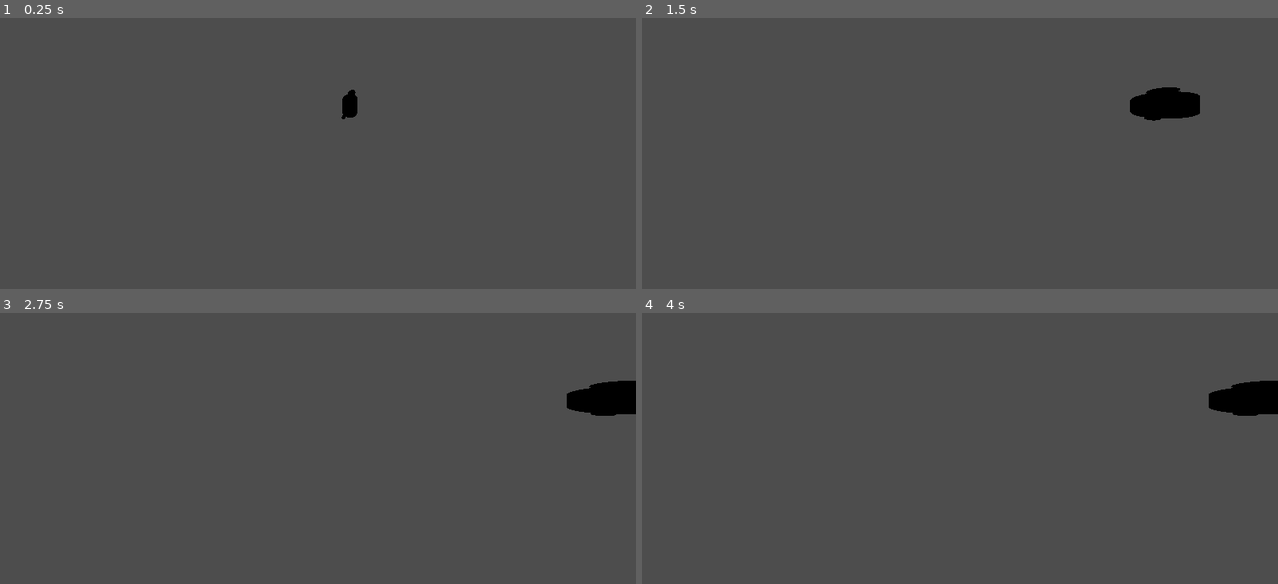
Above: before the commit, frames 1-4 (two rows, left to right).
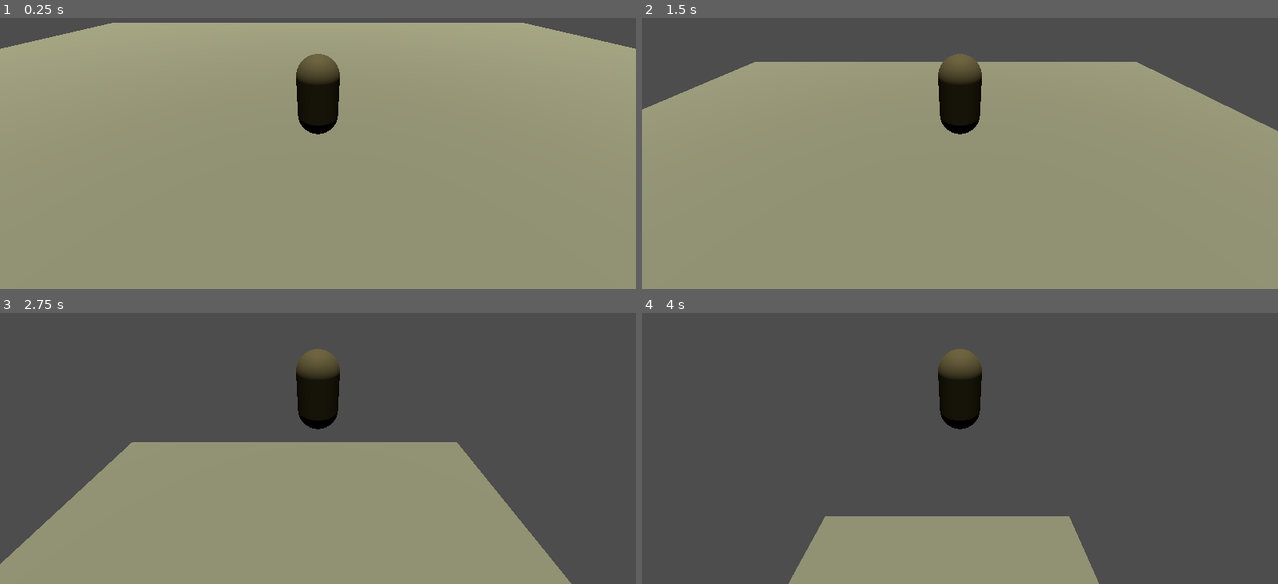
Above: after the commit, the same moments.

Repository: MartinSecker/V.O.T.E
Game: Godot game, scene res://node_2d.tscn
The game is run twice, just before and just after one commit, with the same random seed, the same clock (stepped at 60 frames per second) and the same inputs. Before the commit the project starts from res://Enemy.tscn.
Inputs (mouse positions are in pixels of both pictures, inside the frame that each line leads up to):
- Up to frame 1 (0.25 s): no input
- Up to frame 2 (1.5 s): tap Enter (ui_accept) at 0.5, 0.6, 0.77, 1.07, 1.35 s; move the mouse to (1099, 91) at 0.52 s; hold Right (ui_right) 0.53-1.28 s; move the mouse to (832, 129) at 1.27 s; hold Down (ui_down) from 1.28 s (still down)
- Up to frame 3 (2.75 s): tap Enter (ui_accept) at 1.52, 1.82, 2.1 s; move the mouse to (381, 326) at 2.02 s; release Down (ui_down) at 2.03 s; hold Right (ui_right) from 2.03 s (still down)
- Up to frame 4 (4 s): move the mouse to (928, 475) at 2.77 s; release Right (ui_right) at 2.78 s; hold Up (ui_up) 2.78-3.53 s; tap Enter (ui_accept) at 2.85, 3.02, 3.32, 3.6, 3.77 s; move the mouse to (1150, 459) at 3.52 s; hold Left (ui_left) from 3.53 s (still down)

The runs differ from the first frame. In frame 1, 96% of the frame differs, in the area x 0-100%, y 1-100%; in frame 2, 79%; in frame 3, 40%; in frame 4, 14%.
Error after the commit: Invalid type in utility function "lerp()". Cannot convert argument 2 from int to float. (res://charachter_move.gd:55)

Commit message:
test

Diff:
--- /dev/null
+++ b/camera_3d.gd
@@ -0,0 +1,22 @@
+extends Camera3D
+
+@export var follow_target: Node3D  # Karakteren kameraet skal følge
+@export var offset: Vector3 = Vector3(0, 5, -10)  # Kameraets posisjon i forhold til karakteren
+@export var smooth_follow: bool = true  # Myk oppfølging av karakteren
+@export var follow_speed: float = 5.0  # Hvor raskt kameraet følger karakteren
+
+func _process(delta: float) -> void:
+	if not follow_target:
+		return
+
+	# Få karakterens posisjon
+	var target_position = follow_target.global_transform.origin + offset
+
+	# Myk oppfølging av karakteren
+	if smooth_follow:
+		global_transform.origin = global_transform.origin.lerp(target_position, follow_speed * delta)
+	else:
+		global_transform.origin = target_position
+
+	# Kameraet ser alltid på karakteren
+	look_at(follow_target.global_transform.origin, Vector3.UP)
--- /dev/null
+++ b/charachter_move.gd
@@ -0,0 +1,59 @@
+extends CharacterBody3D
+
+@export var speed: float = 5.0  # Bevegelseshastighet
+@export var jump_velocity: float = 4.5  # Hoppstyrke
+@export var mouse_sensitivity: float = 0.2  # Følsomhet for musens bevegelse
+
+var yaw: float = 0.0  # Rotasjon på Y-aksen (horisontal rotasjon)
+var pitch: float = 0.0  # Rotasjon på X-aksen (vertikal rotasjon)
+
+func _ready() -> void:
+	# Sett musemodusen til synlig som standard
+	Input.set_mouse_mode(Input.MOUSE_MODE_VISIBLE)
+
+func _input(event: InputEvent) -> void:
+	if event is InputEventMouseMotion:
+		if Input.is_action_pressed("mouse_look"):
+			# Beregn ny rotasjon basert på musens bevegelser
+			yaw -= event.relative.x * mouse_sensitivity
+			pitch -= event.relative.y * mouse_sensitivity
+
+			# Begrens pitch for å unngå ekstrem rotasjon
+			pitch = clamp(pitch, -89.0, 89.0)
+
+			# Oppdater rotasjonen for karakteren
+			rotation_degrees = Vector3(pitch, yaw, 0.0)
+
+		else:
+			# Sett musemodus tilbake til synlig når museknappen slippes
+			Input.set_mouse_mode(Input.MOUSE_MODE_VISIBLE)
+
+func _physics_process(delta: float) -> void:
+	# Legg til tyngdekraft hvis karakteren ikke står på bakken
+	if not is_on_floor():
+		velocity.y += ProjectSettings.get_setting("physics/3d/default_gravity") * delta
+
+	# Hopp når spilleren trykker på "ui_accept" (vanligvis mellomromstasten)
+	if Input.is_action_just_pressed("ui_accept") and is_on_floor():
+		velocity.y = jump_velocity
+
+	# Bevegelse ved hjelp av tastaturet
+	var input_dir = Vector2(
+		Input.get_action_strength("ui_right") - Input.get_action_strength("ui_left"),
+		Input.get_action_strength("ui_down") - Input.get_action_strength("ui_up")
+	).normalized()
+
+	if input_dir.length() > 0:
+		# Konverter 2D-input til 3D-retning basert på karakterens rotasjon
+		var forward = -global_transform.basis.z.normalized()  # Framme
+		var right = global_transform.basis.x.normalized()  # Høyre
+		var direction = (forward * input_dir.y + right * input_dir.x).normalized()  # Bevegelsesretning test
+		velocity.x = direction.x * speed
+		velocity.z = direction.z * speed
+	else:
+		# Reduser bevegelsen gradvis når ingen input gis
+		velocity.x = lerp(velocity.x, 0, 0.1)
+		velocity.z = lerp(velocity.z, 0, 0.1)
+
+	# Utfør bevegelse og oppdater `velocity`
+	move_and_slide()  # Bruk kun move_and_slide() uten argumenter
--- /dev/null
+++ b/node_2d.tscn
@@ -0,0 +1,51 @@
+[gd_scene load_steps=8 format=3 uid="uid://j1g52xi4xc0f"]
+
+[ext_resource type="Script" path="res://charachter_move.gd" id="1_kpvqs"]
+[ext_resource type="Script" path="res://camera_3d.gd" id="2_juq6a"]
+
+[sub_resource type="CapsuleShape3D" id="CapsuleShape3D_0ceav"]
+
+[sub_resource type="CapsuleMesh" id="CapsuleMesh_tm2d4"]
+
+[sub_resource type="BoxShape3D" id="BoxShape3D_75gtp"]
+
+[sub_resource type="StandardMaterial3D" id="StandardMaterial3D_axkc2"]
+albedo_color = Color(0.759809, 0.83458, 0.992989, 1)
+
+[sub_resource type="PlaneMesh" id="PlaneMesh_3ou5u"]
+material = SubResource("StandardMaterial3D_axkc2")
+
+[node name="Node3D" type="Node3D"]
+
+[node name="DirectionalLight3D" type="DirectionalLight3D" parent="."]
+transform = Transform3D(1, 0, 0, 0, 0.0540788, 0.998537, 0, -0.998537, 0.0540788, 0, 100, 0)
+light_color = Color(1, 0.917647, 0.615686, 1)
+light_energy = 0.516
+light_volumetric_fog_energy = 0.838
+
+[node name="CharacterBody3D" type="CharacterBody3D" parent="."]
+transform = Transform3D(2, 0, 0, 0, 2, 0, 0, 0, 2, 0, 5, 0)
+disable_mode = 2
+script = ExtResource("1_kpvqs")
+
+[node name="CollisionShape3D" type="CollisionShape3D" parent="CharacterBody3D"]
+shape = SubResource("CapsuleShape3D_0ceav")
+
+[node name="MeshInstance3D" type="MeshInstance3D" parent="CharacterBody3D"]
+mesh = SubResource("CapsuleMesh_tm2d4")
+
+[node name="Camera3D" type="Camera3D" parent="CharacterBody3D"]
+transform = Transform3D(0.5, 0, 0, 0, 0.433013, 0.25, 0, -0.25, 0.433013, 0, 2.5, 5)
+script = ExtResource("2_juq6a")
+
+[node name="StaticBody3D" type="StaticBody3D" parent="."]
+disable_mode = 1
+
+[node name="CollisionPolygon3D" type="CollisionShape3D" parent="StaticBody3D"]
+transform = Transform3D(100, 0, 0, 0, 100, 0, 0, 0, 100, 0.025, -50, -0.055)
+shape = SubResource("BoxShape3D_75gtp")
+
+[node name="MeshInstance3D" type="MeshInstance3D" parent="StaticBody3D"]
+transform = Transform3D(50, 0, 0, 0, 50, 0, 0, 0, 50, 0.0251037, 0.0137449, -0.0550874)
+mesh = SubResource("PlaneMesh_3ou5u")
+skeleton = NodePath("")
--- a/project.godot
+++ b/project.godot
@@ -11,6 +11,6 @@
 [application]
 
 config/name="V.O.T.E"
-run/main_scene="res://Enemy.tscn"
+run/main_scene="res://node_2d.tscn"
 config/features=PackedStringArray("4.3", "Forward Plus")
 config/icon="res://icon.svg"
